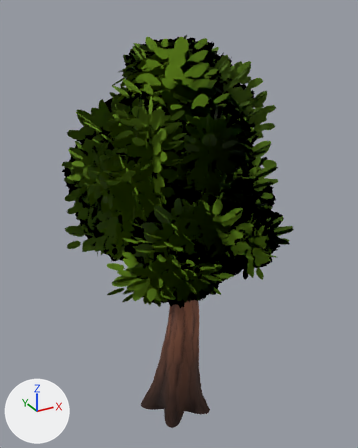
Before and after pictures for a commit that changed the glTF model assets/nature/CommonTree_1.gltf.
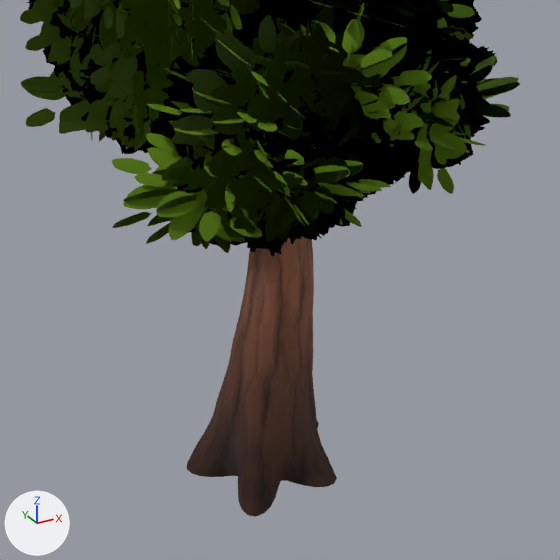
There are two pictures of each version: one whole from a 50 mm camera at (-3.79, -7.01, 7.23) aimed at (0.08, 0.03, 3.71), one close up on the part from 15% to 87% of the width and 43% to 100% of the height. The lights are fixed; the arrows at lower left show +X, +Y and +Z. The last two pictures show the newer version.

The older version as bpy lines, for what is in view:
```python
ob_commontree_1 = bpy.data.objects.new('CommonTree_1', me_tree_023)
ob_commontree_1.location = (0.0, 0.0, 0.0)
```
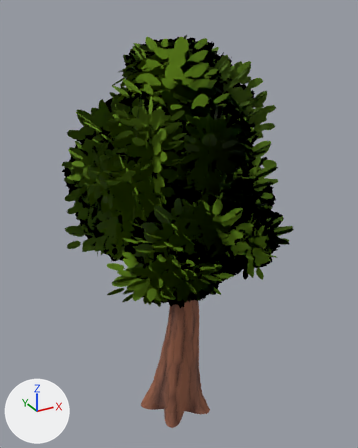
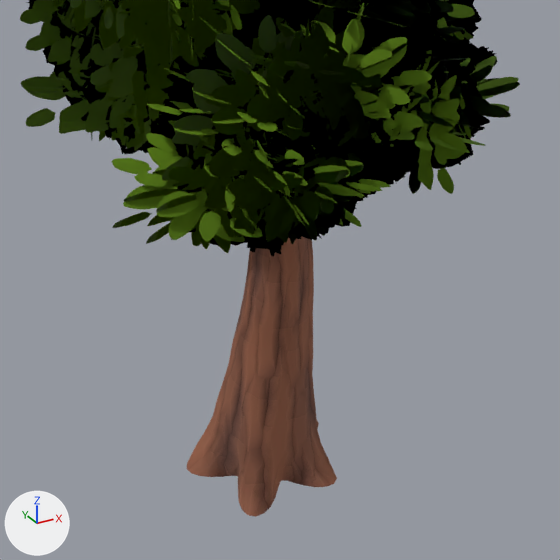
Where the newer file only moved an object's origin or applied its transform, the numbers keep the older frame.

Changed parts and their boxes (x1, y1, x2, y2) in the close-ups (560 x 560 px):
'CommonTree_1', recoloured (lighter): (186, 0, 337, 517) in both

Diff of the bpy script that builds the scene:
```diff
--- a/assets/nature/CommonTree_1.gltf.py
+++ b/assets/nature/CommonTree_1.gltf.py
@@ mat_bark_normaltree @@
 mat_bark_normaltree = bpy.data.materials.new('Bark_NormalTree')
-# nodes: BsdfPrincipled, Math x3, Mix, NormalMap, OutputMaterial, TexImage x2, VertexColor
+# nodes: BsdfPrincipled, Math x2, NormalMap, OutputMaterial, TexImage x2
 # uses the picture img_bark_normaltree
@@ mat_leaves_normaltree @@
 mat_leaves_normaltree = bpy.data.materials.new('Leaves_NormalTree')
-# nodes: BsdfPrincipled, Math x3, Mix, OutputMaterial, TexImage, VertexColor
+# nodes: BsdfPrincipled, Math x2, OutputMaterial, TexImage
 # uses the picture img_leaves_normaltree_c
```
